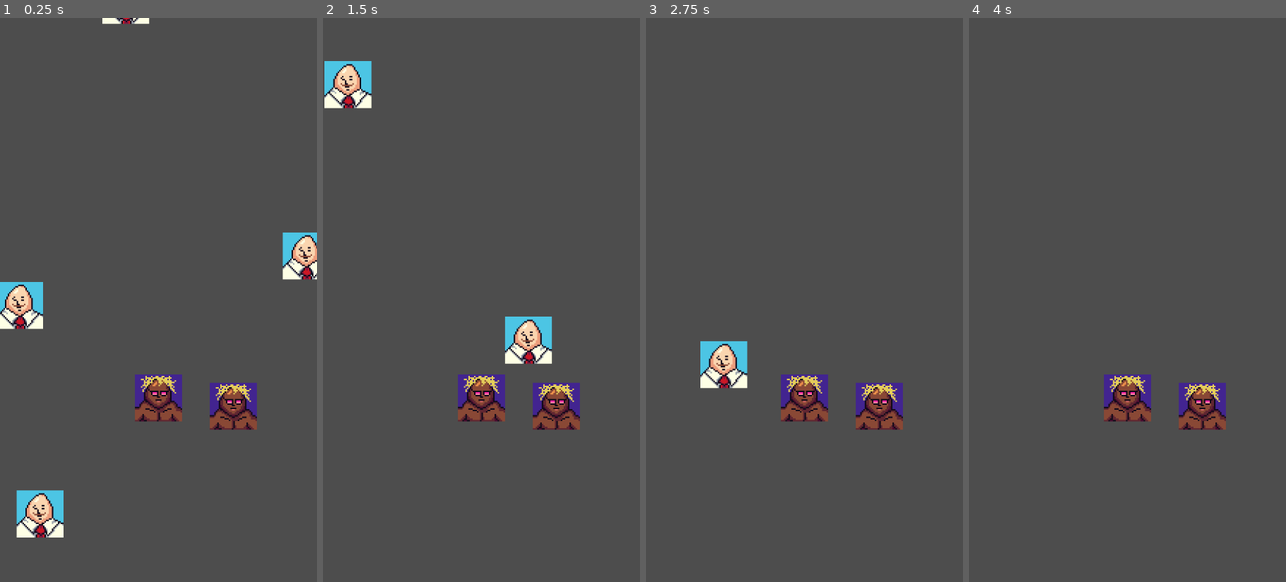
Above: before the commit, frames 1-4 (left to right).
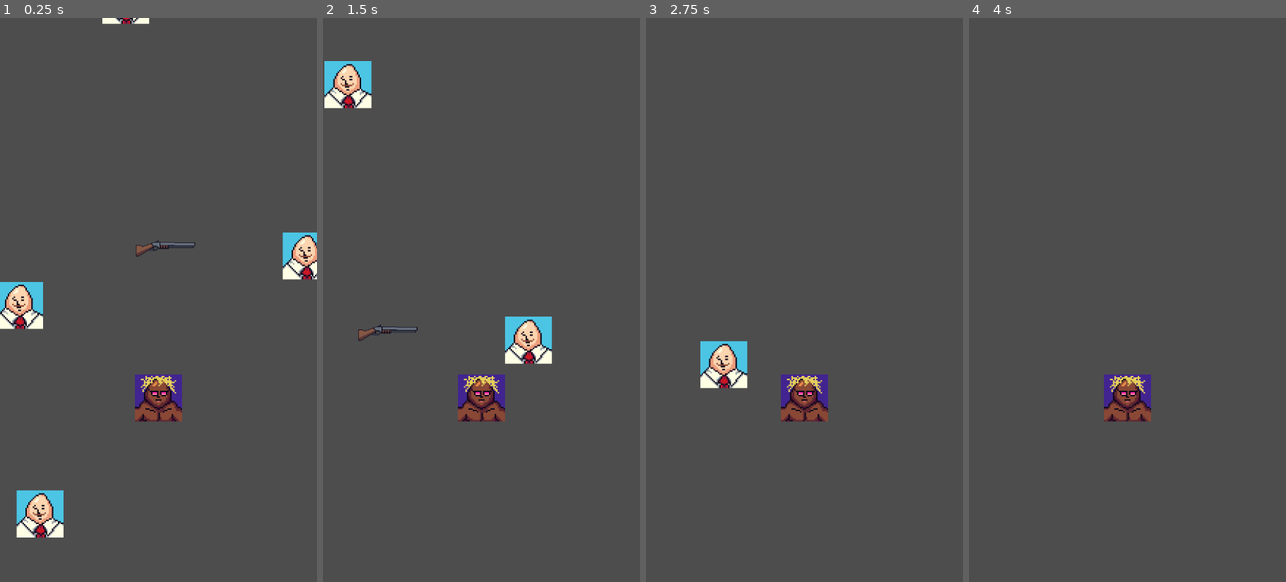
Above: after the commit, the same moments.

Repository: josephValentine/freezejam
Game: Godot game, scene res://src/levels/levelOne.tscn
The game is run twice, just before and just after one commit, with the same random seed, the same clock (stepped at 60 frames per second) and the same inputs.
Inputs:
- Up to frame 1 (0.25 s): no input
- Up to frame 2 (1.5 s): hold Right (move_right) 0.53-1.28 s; hold Space (shoot, bound only after the commit) 0.53-1.28 s; hold Down (slow_down) from 1.28 s (still down); tap Space (shoot, bound only after the commit) at 1.35 s
- Up to frame 3 (2.75 s): release Down (slow_down) at 2.03 s; hold Right (move_right) from 2.03 s (still down); hold Space (shoot, bound only after the commit) from 2.03 s (still down)
- Up to frame 4 (4 s): release Space (shoot, bound only after the commit) at 2.78 s; tap Space (shoot, bound only after the commit) at 2.85 s; release Right (move_right) at 3.53 s; hold Left (move_left) from 3.53 s (still down); hold Space (shoot, bound only after the commit) from 3.53 s (still down)

The runs differ from the first frame. In frame 1, 1.4% of the frame differs, in the area x 42-82%, y 39-73%; in frame 2, 1.4%; in frame 3, 1.2%; in frame 4, 1.2%.

Commit message:
added shotty

Diff:
--- a/project.godot
+++ b/project.godot
@@ -37,6 +37,11 @@
 "events": [Object(InputEventKey,"resource_local_to_scene":false,"resource_name":"","device":-1,"window_id":0,"alt_press …(195 unchanged characters)…
 ]
 }
+shoot={
+"deadzone": 0.5,
+"events": [Object(InputEventKey,"resource_local_to_scene":false,"resource_name":"","device":-1,"window_id":0,"alt_pressed":false,"shift_pressed":false,"ctrl_pressed":false,"meta_pressed":false,"pressed":false,"keycode":0,"physical_keycode":32,"key_label":0,"unicode":32,"location":0,"echo":false,"script":null)
+]
+}
 
 [rendering]
 
--- a/src/levels/levelOne.tscn
+++ b/src/levels/levelOne.tscn
@@ -1,7 +1,8 @@
-[gd_scene load_steps=3 format=3 uid="uid://bg74w36xy04d4"]
+[gd_scene load_steps=4 format=3 uid="uid://bg74w36xy04d4"]
 
 [ext_resource type="PackedScene" uid="uid://dxsfld8b4brp0" path="res://src/Player.tscn" id="1_uuoxe"]
 [ext_resource type="PackedScene" uid="uid://cv5jemqjdrpla" path="res://src/objects/tree.tscn" id="2_eiu7v"]
+[ext_resource type="PackedScene" uid="uid://b5uw2btf4uit5" path="res://src/objects/shotgun.tscn" id="3_axf78"]
 
 [node name="LevelOne" type="Node2D"]
 
@@ -86,5 +87,5 @@
 [node name="Tree3" parent="Tree6" instance=ExtResource("2_eiu7v")]
 position = Vector2(-454, -1006)
 
-[node name="Player2" parent="." instance=ExtResource("1_uuoxe")]
-position = Vector2(1061, 754)
+[node name="Shotgun" parent="." instance=ExtResource("3_axf78")]
+position = Vector2(923, 410)
--- /dev/null
+++ b/src/objects/shotgun.gd
@@ -0,0 +1,17 @@
+extends Node2D
+signal person_touched
+
+# Called when the node enters the scene tree for the first time.
+func _ready() -> void:
+	pass # Replace with function body.
+
+
+# Called every frame. 'delta' is the elapsed time since the previous frame.
+func _process(delta: float) -> void:
+	pass
+
+
+func _on_area_2d_body_entered(body: Node2D) -> void:
+	print('picked up gun', body)
+	emit_signal('person_touched')
+	queue_free()
--- /dev/null
+++ b/src/objects/shotgun.tscn
@@ -0,0 +1,22 @@
+[gd_scene load_steps=4 format=3 uid="uid://b5uw2btf4uit5"]
+
+[ext_resource type="Texture2D" uid="uid://dcqoh2felnp1j" path="res://img/shotty.png" id="1_p0g5y"]
+[ext_resource type="Script" path="res://src/objects/shotgun.gd" id="1_p2h6r"]
+
+[sub_resource type="CapsuleShape2D" id="CapsuleShape2D_ixx4t"]
+radius = 23.0
+height = 146.0
+
+[node name="Shotgun" type="Node2D"]
+script = ExtResource("1_p2h6r")
+
+[node name="Sprite2D" type="Sprite2D" parent="."]
+texture = ExtResource("1_p0g5y")
+
+[node name="Area2D" type="Area2D" parent="."]
+
+[node name="CollisionShape2D" type="CollisionShape2D" parent="Area2D"]
+rotation = 1.5708
+shape = SubResource("CapsuleShape2D_ixx4t")
+
+[connection signal="body_entered" from="Area2D" to="." method="_on_area_2d_body_entered"]
--- /dev/null
+++ b/src/objects/shottyBullet.tscn
@@ -0,0 +1,14 @@
+[gd_scene load_steps=3 format=3 uid="uid://p615ddrpnl4t"]
+
+[ext_resource type="Texture2D" uid="uid://dm7ogm60sohny" path="res://img/fire.png" id="1_7iq07"]
+
+[sub_resource type="CircleShape2D" id="CircleShape2D_ylbj8"]
+
+[node name="ShottyBullet" type="RigidBody2D"]
+gravity_scale = 0.0
+
+[node name="Sprite2D" type="Sprite2D" parent="."]
+texture = ExtResource("1_7iq07")
+
+[node name="CollisionShape2D" type="CollisionShape2D" parent="."]
+shape = SubResource("CircleShape2D_ylbj8")
--- a/src/player.gd
+++ b/src/player.gd
@@ -5,11 +5,13 @@
 @export var turn_acceleration = 10
 @export var brake_acceleration = 30
 var brakes = false
+var hasShotty = false
 
 
 # Called when the node enters the scene tree for the first time.
 func _ready():
 	velocity = Vector2.ZERO
+	get_node('../Shotgun').connect('person_touched', Callable(self, '_shotty'))
 
 
 # Called every frame. 'delta' is the elapsed time since the previous frame.
@@ -28,7 +30,8 @@
 		brakes = true
 	if Input.is_action_pressed("tuck"):
 		velocity.y -= 50
-
+	if Input.is_action_pressed("shoot"):
+		print('shotty instanciate bullet and velocity', hasShotty)
 	var turn_speed
 	if velocity.y >= -50:
 		turn_speed = max_turn_speed / 3
@@ -40,3 +43,6 @@
 
 
 	move_and_slide()
+
+func _shotty():
+	hasShotty = true
